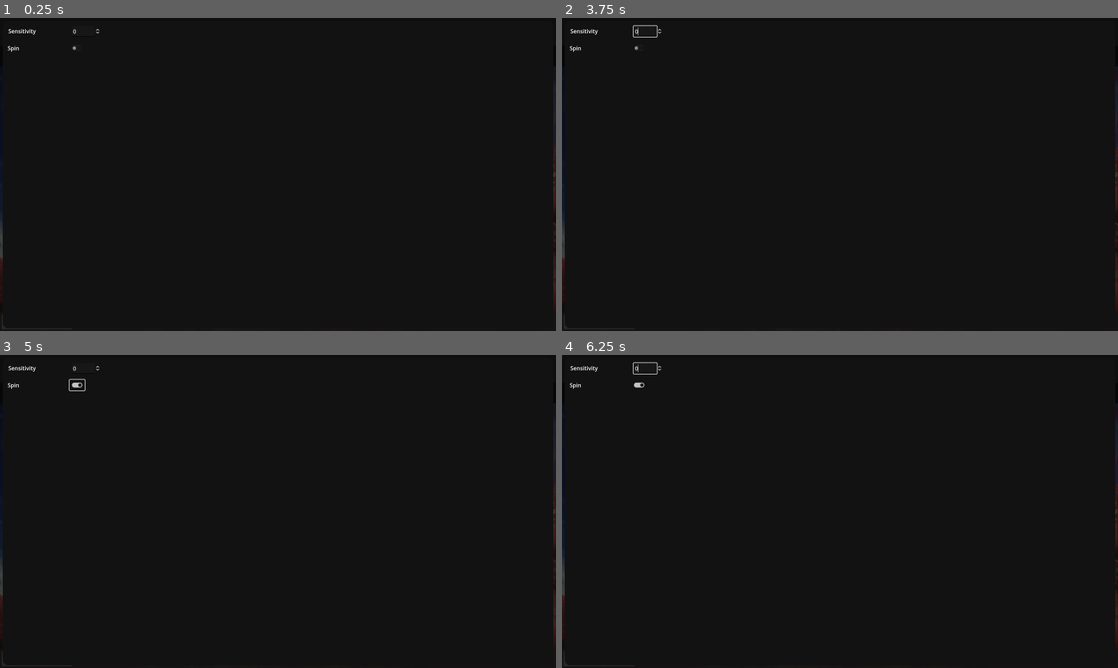
Above: before the commit, frames 1-4 (two rows, left to right).
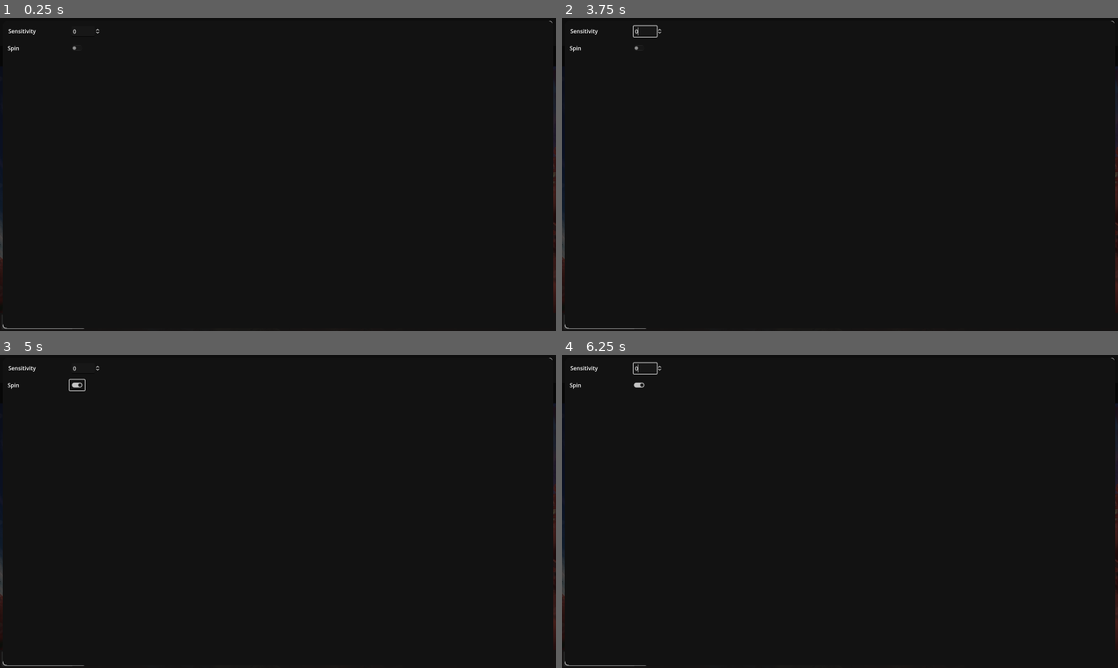
Above: after the commit, the same moments.

Repository: anthony-63/FluxV3
Game: Godot game, scene res://scenes/menu.tscn
Same seed, same stepped clock (60 frames per second), same inputs: the game is played once before the commit and once after it. This scene is started directly instead of the project's main scene.
Inputs (mouse positions are in pixels of both pictures, inside the frame that each line leads up to):
- Up to frame 1 (0.25 s): no input
- Up to frame 2 (3.75 s): click (662, 55) at 0.52 s; type "12" at 0.6 s; click (606, 318) at 1.25 s, where only the run after the commit has a clickable "Play"; click (606, 318) at 2 s, where only the run after the commit has a clickable "Play"; click (623, 165) at 2.75 s; click "Rate & Dist." at 3.5 s
- Up to frame 3 (5 s): click "Spin" at 4.25 s
- Up to frame 4 (6.25 s): click (623, 502) at 5 s; click "Rate & Dist." at 5.75 s

The runs differ from the first frame. In frame 1, less than 0.1% of the frame differs, in the area x 0-100%, y 0-100%; in frame 2, less than 0.1%; in frame 3, less than 0.1%; in frame 4, less than 0.1%.

Commit message:
map details + play button

Diff:
--- a/scenes/menu.tscn
+++ b/scenes/menu.tscn
@@ -1,10 +1,13 @@
-[gd_scene load_steps=15 format=3 uid="uid://dkq7fb6lkop1u"]
+[gd_scene load_steps=29 format=3 uid="uid://dkq7fb6lkop1u"]
 
 [ext_resource type="Texture2D" uid="uid://3g74uwcr6hlx" path="res://assets/skins/Default/backgrounds/animegril.jpg" id="1_sru2r"]
 [ext_resource type="Texture2D" uid="uid://dyyxki7tebp4x" path="res://assets/skins/Default/singleplayerbutton.png" id="1_ufmdi"]
 [ext_resource type="Texture2D" uid="uid://dxb101pp528qf" path="res://assets/images/flux.png" id="2_vl1kh"]
 [ext_resource type="Texture2D" uid="uid://c426721xvj06u" path="res://assets/skins/Default/backbutton.png" id="4_3oxqr"]
 [ext_resource type="Texture2D" uid="uid://camutky7th1ng" path="res://assets/skins/Default/optionsbutton.png" id="4_4is1l"]
+[ext_resource type="Shader" path="res://shaders/blur.gdshader" id="6_nkv8a"]
+[ext_resource type="Texture2D" uid="uid://nl3ol8uiu0bg" path="res://assets/images/blank.png" id="7_bt406"]
+[ext_resource type="Texture2D" uid="uid://c0l8mfawm6f5g" path="res://assets/skins/Default/cover_placeholder.png" id="8_yvl1d"]
 
 [sub_resource type="StyleBoxFlat" id="StyleBoxFlat_jqxjy"]
 bg_color = Color(0.0562916, 0.0562916, 0.0562916, 1)
@@ -47,6 +50,84 @@
 corner_radius_bottom_right = 8
 corner_radius_bottom_left = 8
 
+[sub_resource type="ShaderMaterial" id="ShaderMaterial_hgeyy"]
+shader = ExtResource("6_nkv8a")
+shader_parameter/lod = 0.786
+
+[sub_resource type="StyleBoxFlat" id="StyleBoxFlat_lyhwq"]
+bg_color = Color(0.0392157, 0.0392157, 0.0392157, 1)
+corner_radius_top_left = 8
+corner_radius_top_right = 8
+corner_radius_bottom_right = 8
+corner_radius_bottom_left = 8
+
+[sub_resource type="Theme" id="Theme_3wq6t"]
+Panel/styles/panel = SubResource("StyleBoxFlat_lyhwq")
+
+[sub_resource type="StyleBoxFlat" id="StyleBoxFlat_f1qro"]
+bg_color = Color(0.6, 0.6, 0.6, 0)
+border_width_left = 6
+border_width_top = 6
+border_width_right = 6
+border_width_bottom = 6
+corner_radius_top_left = 16
+corner_radius_top_right = 16
+corner_radius_bottom_right = 16
+corner_radius_bottom_left = 16
+
+[sub_resource type="StyleBoxFlat" id="StyleBoxFlat_54lf5"]
+bg_color = Color(0.114897, 0.114897, 0.114897, 1)
+border_width_left = 2
+border_width_top = 2
+border_width_right = 2
+border_width_bottom = 2
+corner_radius_top_left = 8
+corner_radius_top_right = 8
+corner_radius_bottom_right = 8
+corner_radius_bottom_left = 8
+
+[sub_resource type="LabelSettings" id="LabelSettings_a2wjn"]
+font_size = 20
+
+[sub_resource type="LabelSettings" id="LabelSettings_b8mcq"]
+font_size = 65
+
+[sub_resource type="StyleBoxFlat" id="StyleBoxFlat_g7yte"]
+bg_color = Color(0.0383972, 0.0383972, 0.0383971, 1)
+border_width_left = 2
+border_width_top = 2
+border_width_right = 2
+border_width_bottom = 2
+corner_radius_top_left = 8
+corner_radius_top_right = 8
+corner_radius_bottom_right = 8
+corner_radius_bottom_left = 8
+
+[sub_resource type="StyleBoxFlat" id="StyleBoxFlat_56dir"]
+bg_color = Color(0.0807833, 0.0807834, 0.0807832, 1)
+border_width_left = 2
+border_width_top = 2
+border_width_right = 2
+border_width_bottom = 2
+corner_radius_top_left = 8
+corner_radius_top_right = 8
+corner_radius_bottom_right = 8
+corner_radius_bottom_left = 8
+
+[sub_resource type="StyleBoxFlat" id="StyleBoxFlat_75wwt"]
+bg_color = Color(0.136826, 0.136826, 0.136826, 1)
+border_width_left = 2
+border_width_top = 2
+border_width_right = 2
+border_width_bottom = 2
+corner_radius_top_left = 8
+corner_radius_top_right = 8
+corner_radius_bottom_right = 8
+corner_radius_bottom_left = 8
+
+[sub_resource type="LabelSettings" id="LabelSettings_kr03c"]
+font_size = 20
+
 [sub_resource type="StyleBoxFlat" id="StyleBoxFlat_mjhed"]
 bg_color = Color(0.0728427, 0.0728426, 0.0728426, 1)
 corner_radius_top_left = 16
@@ -101,7 +182,6 @@
 [node name="Viewports" type="Node" parent="."]
 
 [node name="Menu" type="Menu" parent="Viewports"]
-visible = false
 anchors_preset = 15
 anchor_right = 1.0
 anchor_bottom = 1.0
@@ -160,6 +240,7 @@
 stretch_mode = 4
 
 [node name="Maplist" type="Maplist" parent="Viewports"]
+visible = false
 anchors_preset = 15
 anchor_right = 1.0
 anchor_bottom = 1.0
@@ -240,6 +321,186 @@
 theme_override_styles/focus = SubResource("StyleBoxFlat_vegsv")
 theme_override_styles/read_only = SubResource("StyleBoxFlat_3jjwm")
 placeholder_text = "Search"
+
+[node name="BgBlur" type="TextureRect" parent="Viewports/Maplist"]
+visible = false
+material = SubResource("ShaderMaterial_hgeyy")
+layout_mode = 1
+anchors_preset = 15
+anchor_right = 1.0
+anchor_bottom = 1.0
+offset_top = 79.0
+grow_horizontal = 2
+grow_vertical = 2
+texture = ExtResource("7_bt406")
+
+[node name="MapDetails" type="MapDetails" parent="Viewports/Maplist"]
+visible = false
+layout_mode = 1
+anchors_preset = 8
+anchor_left = 0.5
+anchor_top = 0.5
+anchor_right = 0.5
+anchor_bottom = 0.5
+offset_left = -305.0
+offset_top = -284.0
+offset_right = 305.0
+offset_bottom = 284.0
+grow_horizontal = 2
+grow_vertical = 2
+theme = SubResource("Theme_3wq6t")
+
+[node name="Cover" type="TextureRect" parent="Viewports/Maplist/MapDetails"]
+layout_mode = 0
+offset_left = 12.0
+offset_top = 14.0
+offset_right = 214.0
+offset_bottom = 216.0
+texture = ExtResource("8_yvl1d")
+expand_mode = 1
+
+[node name="CoverBorder" type="Panel" parent="Viewports/Maplist/MapDetails"]
+layout_mode = 1
+offset_left = 8.0
+offset_top = 8.0
+offset_right = 218.0
+offset_bottom = 222.0
+theme_override_styles/panel = SubResource("StyleBoxFlat_f1qro")
+
+[node name="PB" type="Panel" parent="Viewports/Maplist/MapDetails"]
+layout_mode = 1
+anchors_preset = 1
+anchor_left = 1.0
+anchor_right = 1.0
+offset_left = -378.0
+offset_top = 8.0
+offset_right = -10.0
+offset_bottom = 222.0
+grow_horizontal = 0
+theme_override_styles/panel = SubResource("StyleBoxFlat_54lf5")
+
+[node name="Label" type="Label" parent="Viewports/Maplist/MapDetails/PB"]
+layout_mode = 0
+offset_top = 2.0
+offset_right = 368.0
+offset_bottom = 25.0
+text = "Personal Best"
+label_settings = SubResource("LabelSettings_a2wjn")
+horizontal_alignment = 1
+
+[node name="VBoxContainer" type="VBoxContainer" parent="Viewports/Maplist/MapDetails/PB"]
+layout_mode = 0
+offset_left = 8.0
+offset_top = 40.0
+offset_right = 232.0
+offset_bottom = 200.0
+
+[node name="Accuracy" type="Label" parent="Viewports/Maplist/MapDetails/PB/VBoxContainer"]
+layout_mode = 2
+text = "Accuracy: "
+
+[node name="Count" type="Label" parent="Viewports/Maplist/MapDetails/PB/VBoxContainer/Accuracy"]
+layout_mode = 0
+offset_left = 80.0
+offset_right = 171.0
+offset_bottom = 23.0
+text = "99.99%"
+
+[node name="MaxCombo" type="Label" parent="Viewports/Maplist/MapDetails/PB/VBoxContainer"]
+layout_mode = 2
+text = "Max Combo: "
+
+[node name="Count" type="Label" parent="Viewports/Maplist/MapDetails/PB/VBoxContainer/MaxCombo"]
+layout_mode = 0
+offset_left = 104.0
+offset_right = 195.0
+offset_bottom = 23.0
+text = "999,999,999"
+
+[node name="Misses" type="Label" parent="Viewports/Maplist/MapDetails/PB/VBoxContainer"]
+layout_mode = 2
+text = "Misses: "
+
+[node name="Count" type="Label" parent="Viewports/Maplist/MapDetails/PB/VBoxContainer/Misses"]
+layout_mode = 0
+offset_left = 64.0
+offset_right = 155.0
+offset_bottom = 23.0
+text = "999,999,999"
+
+[node name="Rank" type="Label" parent="Viewports/Maplist/MapDetails/PB"]
+layout_mode = 1
+anchors_preset = 1
+anchor_left = 1.0
+anchor_right = 1.0
+offset_left = -96.0
+offset_top = 56.0
+offset_right = -24.0
+offset_bottom = 146.0
+grow_horizontal = 0
+text = "SS"
+label_settings = SubResource("LabelSettings_b8mcq")
+
+[node name="Play" type="Button" parent="Viewports/Maplist/MapDetails"]
+layout_mode = 1
+anchors_preset = 2
+anchor_top = 1.0
+anchor_bottom = 1.0
+offset_left = 8.0
+offset_top = -64.0
+offset_right = 248.0
+offset_bottom = -7.0
+grow_vertical = 0
+theme_override_font_sizes/font_size = 30
+theme_override_styles/normal = SubResource("StyleBoxFlat_g7yte")
+theme_override_styles/hover = SubResource("StyleBoxFlat_56dir")
+theme_override_styles/pressed = SubResource("StyleBoxFlat_75wwt")
+theme_override_styles/disabled = SubResource("StyleBoxFlat_g7yte")
+theme_override_styles/focus = SubResource("StyleBoxFlat_g7yte")
+text = "Play"
+
+[node name="Details" type="Panel" parent="Viewports/Maplist/MapDetails"]
+layout_mode = 1
+anchors_preset = 1
+anchor_left = 1.0
+anchor_right = 1.0
+offset_left = -602.0
+offset_top = 232.0
+offset_right = -10.0
+offset_bottom = 496.0
+grow_horizontal = 0
+theme_override_styles/panel = SubResource("StyleBoxFlat_54lf5")
+
+[node name="VBoxContainer" type="VBoxContainer" parent="Viewports/Maplist/MapDetails/Details"]
+layout_mode = 0
+offset_left = 8.0
+offset_top = 8.0
+offset_right = 584.0
+offset_bottom = 256.0
+
+[node name="Title" type="Label" parent="Viewports/Maplist/MapDetails/Details/VBoxContainer"]
+layout_mode = 2
+text = "Artist - Song Name"
+label_settings = SubResource("LabelSettings_kr03c")
+clip_text = true
+
+[node name="Mapper" type="Label" parent="Viewports/Maplist/MapDetails/Details/VBoxContainer"]
+layout_mode = 2
+text = "Mapper"
+label_settings = SubResource("LabelSettings_kr03c")
+clip_text = true
+
+[node name="Difficulty" type="Label" parent="Viewports/Maplist/MapDetails/Details/VBoxContainer"]
+layout_mode = 2
+text = "Difficulty Name"
+label_settings = SubResource("LabelSettings_kr03c")
+clip_text = true
+
+[node name="Notes" type="Label" parent="Viewports/Maplist/MapDetails/Details/VBoxContainer"]
+layout_mode = 2
+text = "99,999,999 notes"
+label_settings = SubResource("LabelSettings_kr03c")
+clip_text = true
 
 [node name="SettingsMenu" type="SettingsMenu" parent="Viewports"]
 visible = false
--- /dev/null
+++ b/shaders/blur.gdshader
@@ -0,0 +1,8 @@
+shader_type canvas_item;
+uniform sampler2D tex : hint_screen_texture, filter_linear_mipmap;
+uniform float lod: hint_range(0, 5.0) = 0.0;
+
+void fragment(){
+	vec4 color = texture(tex, SCREEN_UV, lod);
+	COLOR = color;
+}
Binary file added: assets/images/blank.png
Not shown, added: assets/images/blank.png.import
Not shown, changed: rust/src/menu/maplist/container.rs
Not shown, added: rust/src/menu/maplist/details.rs
Not shown, changed: rust/src/menu/maplist/mod.rs
